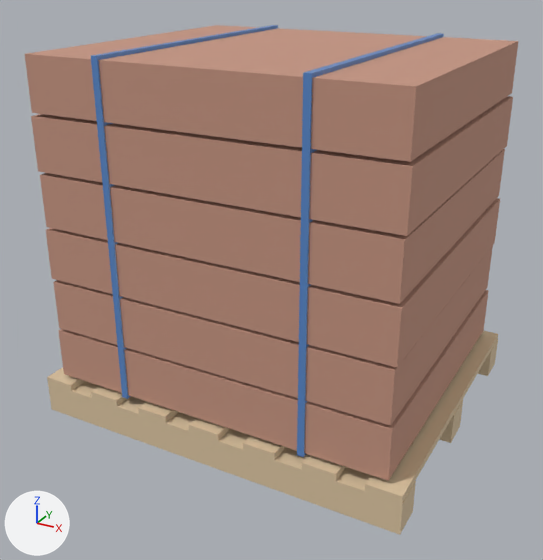
Two versions of the glTF model modules/assets/internal/models/plant/plant.store.bricks.glb, one commit apart.
Rendered twice from a camera (50 mm lens) standing at (1.04, -1.987, 1.38) and looking at (-0.01, -0.077, 0.425). Lighting does not change. The marker at lower left points along +X, +Y and +Z. The first picture is the older version.

Names of what the first picture shows: 'main__brick', 'main__plastic_blue', 'main__softwood'.
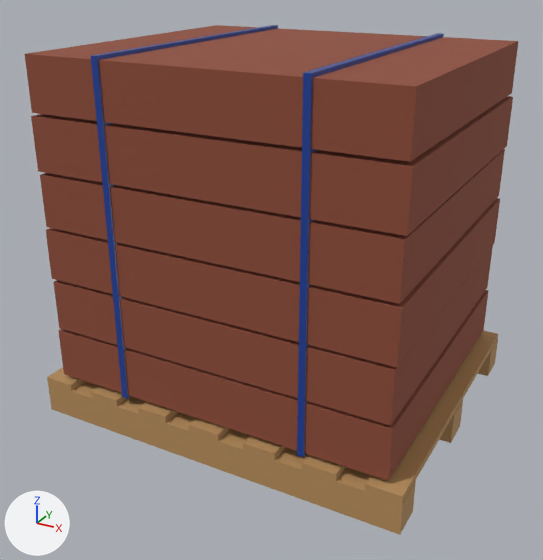
Pixel boxes (x1, y1, x2, y2) of what changed, in the pictures (543 x 560 px):
'main__brick', recoloured (beige to brown)
    both: (25, 25, 518, 481)
'main__softwood', recoloured (beige to orange)
    both: (47, 330, 498, 535)
'main__plastic_blue', recoloured
    both: (91, 25, 444, 457)

The change in detail:
Material 'brick' (mat_brick) changes colour from beige #c59581 to brown #8f4c38; in linear values from (0.56, 0.3, 0.22) to (0.274, 0.0732, 0.0397).
Material 'plastic_blue' (mat_plastic_blue) changes colour from blue #5989cb to blue #194099; in linear values from (0.1, 0.25, 0.6) to (0.01, 0.0509, 0.319).
Material 'softwood' (mat_softwood) changes colour from beige #ddc5a2 to orange #b88f5c; in linear values from (0.72, 0.56, 0.36) to (0.477, 0.274, 0.106).
